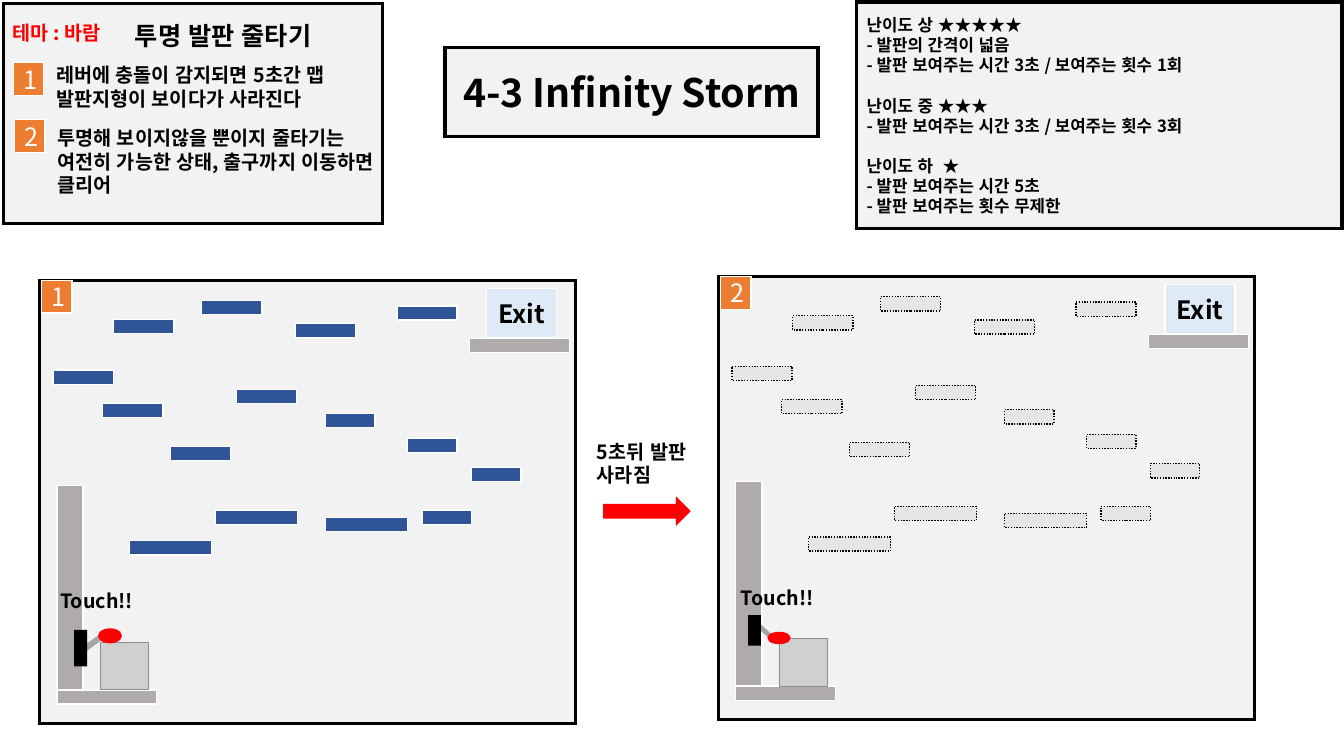
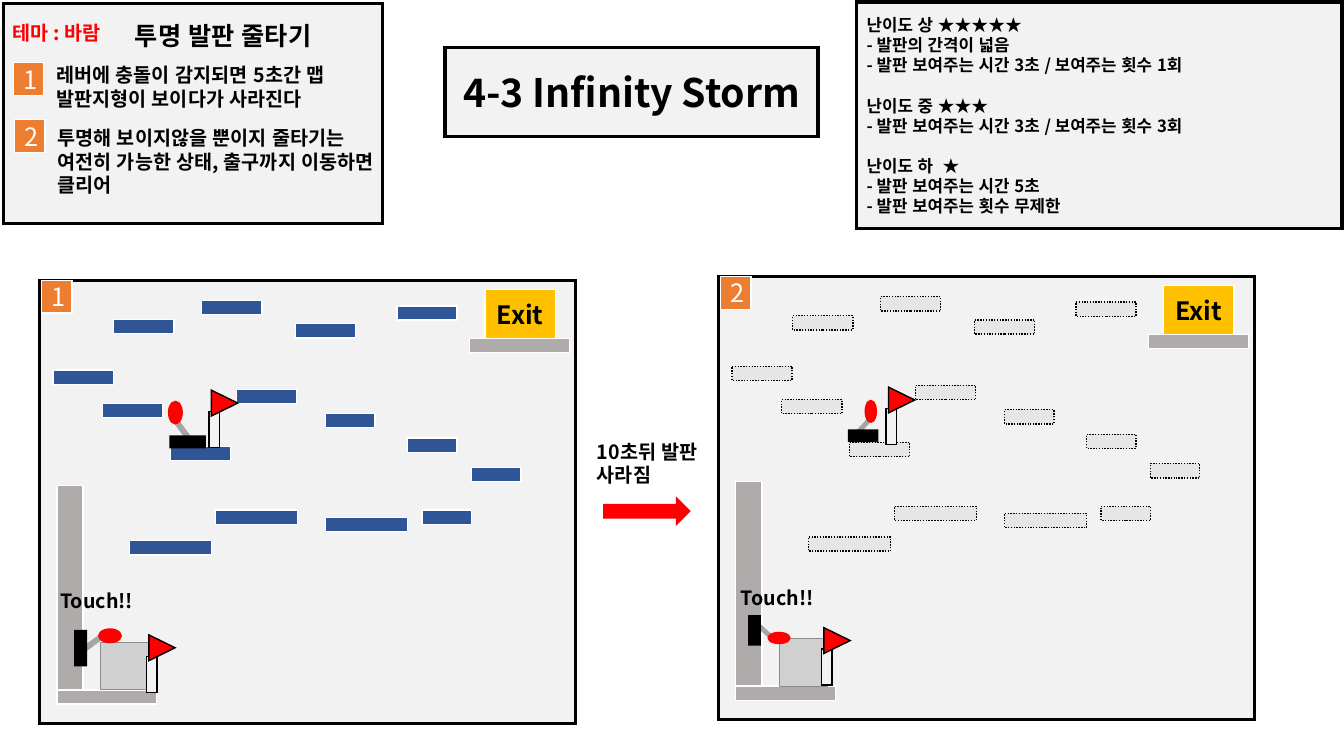
Before and after one commit to YDGYDGYDG/TeamHolyShit, a slide deck: slide 3 of 개인작업폴더/유건희/Infinite Strom.pptx. Drawn at 1344x756 pixels with LibreOffice and Linux fonts; fonts in the diff are those of the drawing; grey boxes stand for pictures. Boxes give left, top, right and bottom in pixels: in the first picture for what was removed or moved away, otherwise in the second. Text is boxed around its words. In the diff, an @@ line names an element or a change of style, - is before the commit and + after.

```diff
--- a/개인작업폴더/유건희/Infinite Strom.pptx
+++ b/개인작업폴더/유건희/Infinite Strom.pptx
@@ rectangle "Exit" at box(485, 289, 556, 339): fill #DEEBF7 to #FFC000 @@
@@ rectangle "Exit" at box(1164, 285, 1234, 335): fill #DEEBF7 to #FFC000 @@
@@ triangle added at box(889, 387, 915, 413), fill #FF0000, outline #000000 1 pt @@
@@ ellipse added at box(168, 401, 183, 425), fill #FF0000 @@
@@ rectangle added at box(174, 419, 195, 446), fill #A5A5A5 @@
@@ rectangle added at box(209, 411, 219, 448), fill #F2F2F2, outline #000000 1 pt @@
@@ triangle added at box(212, 390, 238, 416), fill #FF0000, outline #000000 1 pt @@
@@ rectangle added at box(854, 413, 876, 437), fill #A5A5A5 @@
@@ ellipse added at box(865, 400, 877, 423), fill #FF0000 @@
@@ rectangle added at box(886, 408, 896, 445), fill #F2F2F2, outline #000000 1 pt @@
@@ rectangle added at box(170, 435, 206, 448), fill #000000 @@
@@ text at box(597, 442, 698, 484): text changed @@
-5초뒤 발판 사라짐
+10초뒤 발판 사라짐
@@ rectangle added at box(848, 429, 879, 442), fill #000000 @@
@@ triangle added at box(825, 627, 851, 653), fill #FF0000, outline #000000 1 pt @@
@@ rectangle added at box(146, 656, 156, 693), fill #F2F2F2, outline #000000 1 pt @@
@@ triangle added at box(149, 635, 175, 661), fill #FF0000, outline #000000 1 pt @@
@@ rectangle added at box(822, 649, 832, 686), fill #F2F2F2, outline #000000 1 pt @@
```
Also in this commit, not shown: 3 other slides changed, 2 slides added, 1 slide removed, 8 other files.
